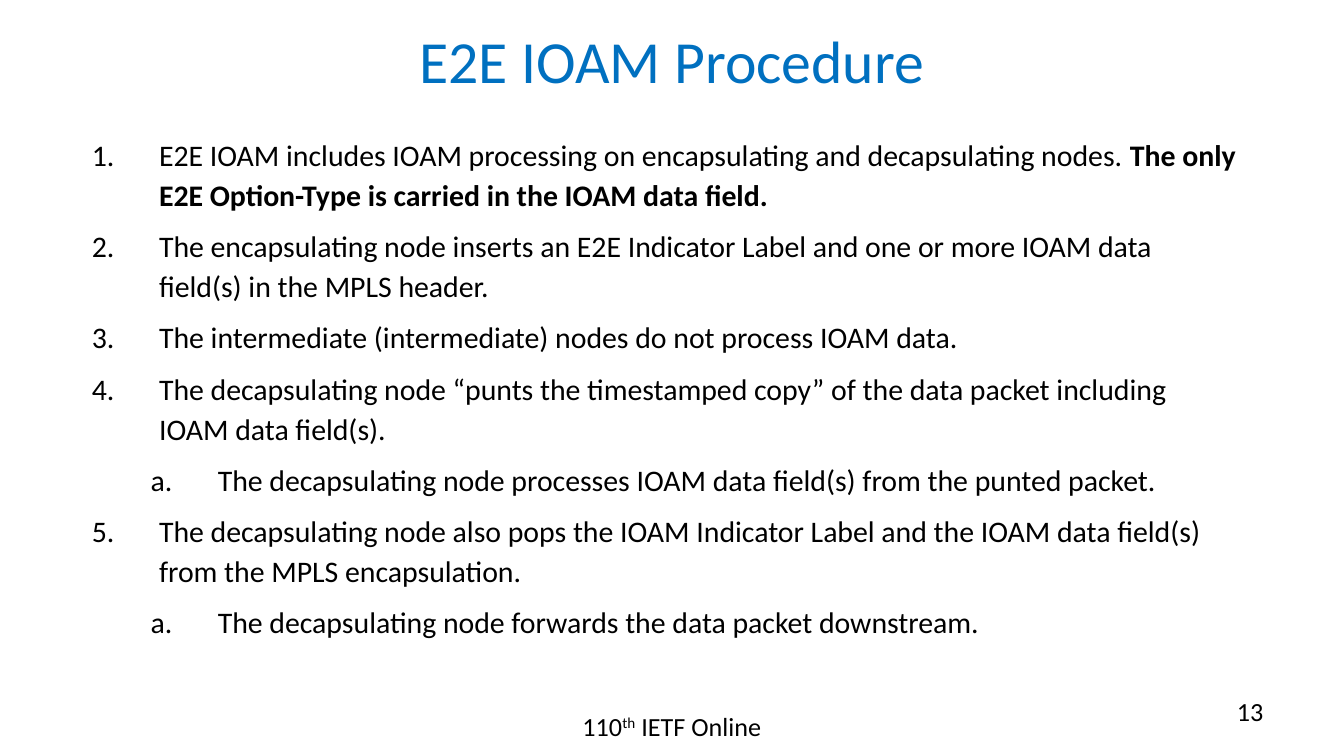
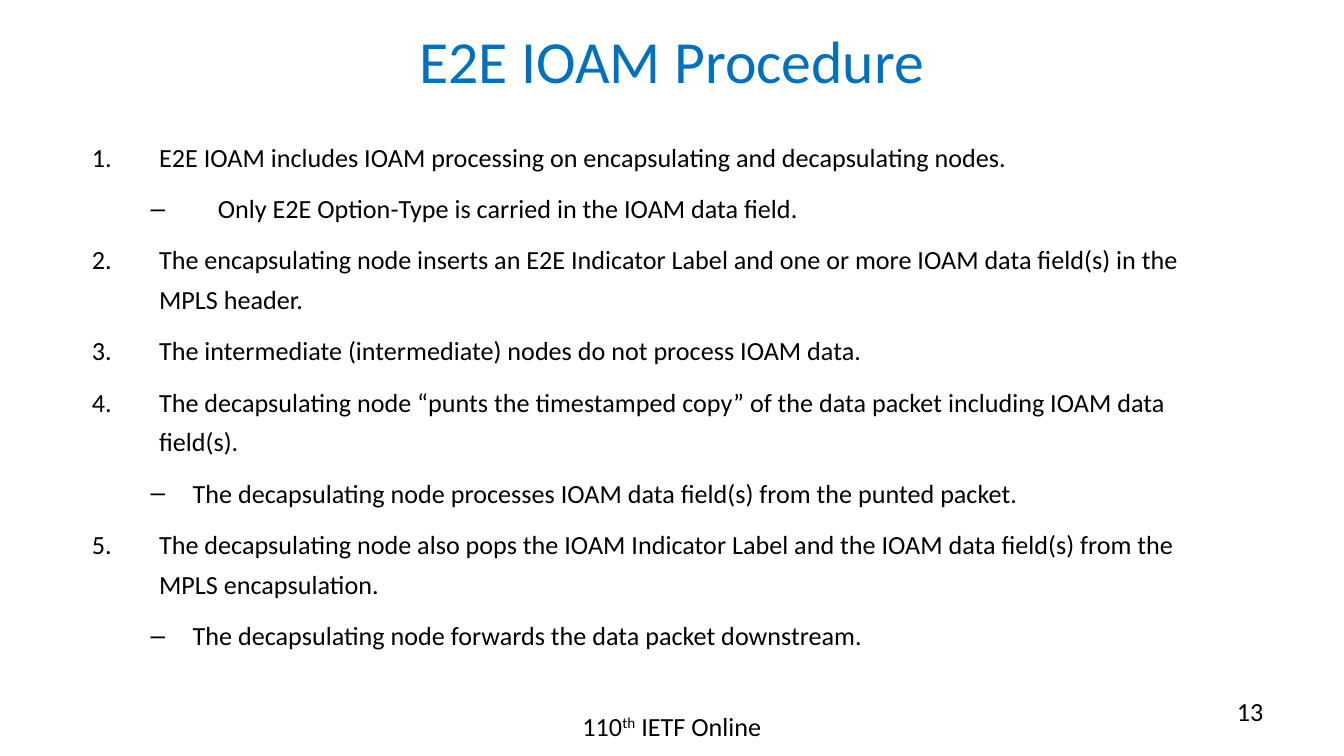
Before and after one commit to rakgandhi/ietf-slides, a slide deck: slide 13 of draft-gandhi-mpls-ioam-sr-06.pptx. Drawn at 1344x756 pixels with LibreOffice and Linux fonts; fonts in the diff are those of the drawing. Boxes give left, top, right and bottom in pixels: in the first picture for what was removed or moved away, otherwise in the second. Text is boxed around its words. In the diff, an @@ line names an element or a change of style, - is before the commit and + after.

```diff
--- a/draft-gandhi-mpls-ioam-sr-06.pptx
+++ b/draft-gandhi-mpls-ioam-sr-06.pptx
@@ text at <box>159,149,1006,223</box>: text changed; size 16 to 14 pt @@
-1. E2E IOAM includes IOAM processing on encapsulating and decapsulating nodes. The only E2E Option-Type is carried in the IOAM data field.
+1. E2E IOAM includes IOAM processing on encapsulating and decapsulating nodes.
+  – Only E2E Option-Type is carried in the IOAM data field.
@@ text at <box>159,250,1177,650</box>: size 16 to 14 pt in "The encapsulating node inserts an E2E Indicator ...", "The intermediate (intermediate) nodes do not process ...", "The decapsulating node “punts the timestamped copy” ...", "The decapsulating node processes IOAM data field(s) ..." and 2 more places; bullet a. to – @@
```
Also in this commit, not shown: 4 other slides changed, 2 other files.
